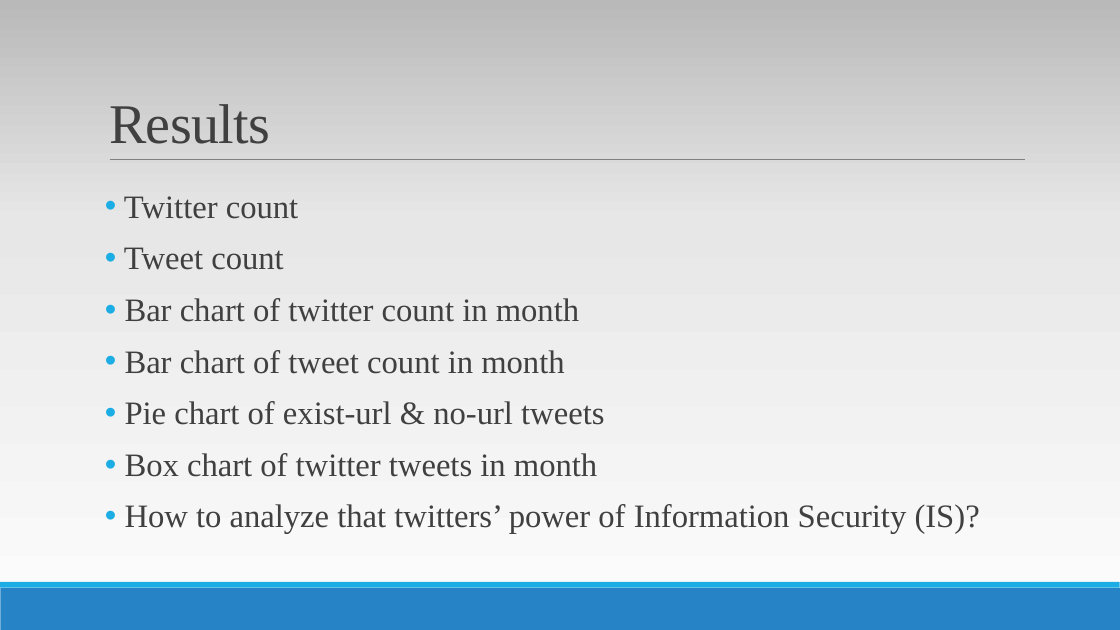
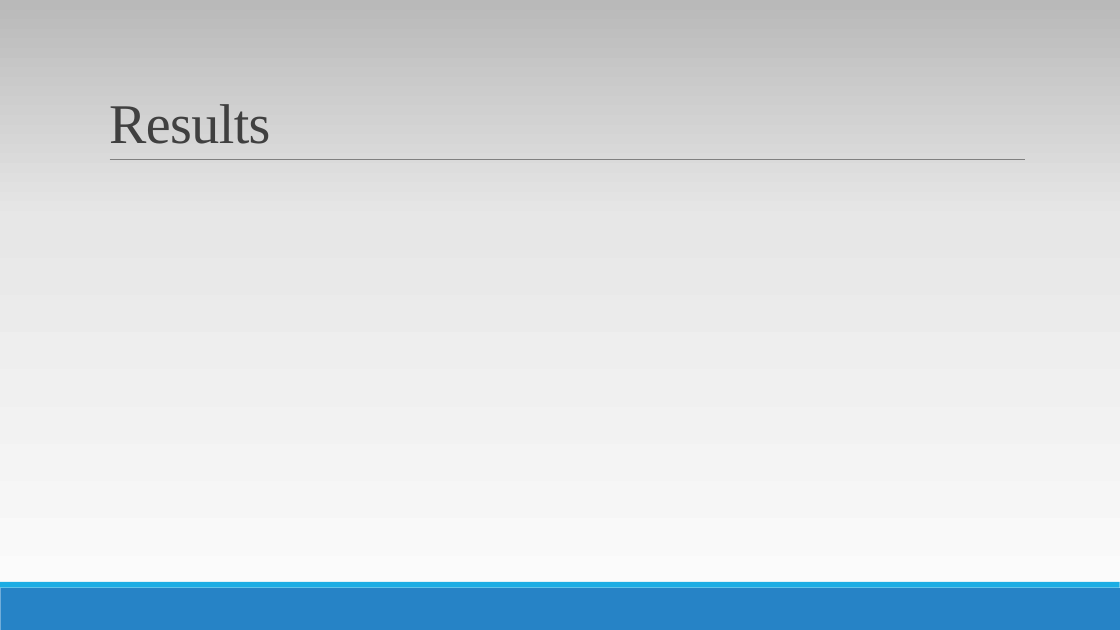
Before and after one commit to YudBet/SNA_final, a slide deck: slide 13 of M10515028_final.pptx. Drawn at 1120x630 pixels with LibreOffice and Linux fonts; fonts in the diff are those of the drawing; grey boxes stand for pictures. Boxes give left, top, right and bottom in pixels: in the first picture for what was removed or moved away, otherwise in the second. Text is boxed around its words. In the diff, an @@ line names an element or a change of style, - is before the commit and + after.

```diff
--- a/M10515028_final.pptx
+++ b/M10515028_final.pptx
@@ text removed at box(124, 196, 980, 534) @@
-• Twitter count
-• Tweet count
-• Bar chart of twitter count in month
-• Bar chart of tweet count in month
-• Pie chart of exist-url & no-url tweets
-• Box chart of twitter tweets in month
-• How to analyze that twitters’ power of Information Security (IS)?
```
Also in this commit, not shown: 1 other slide changed.
